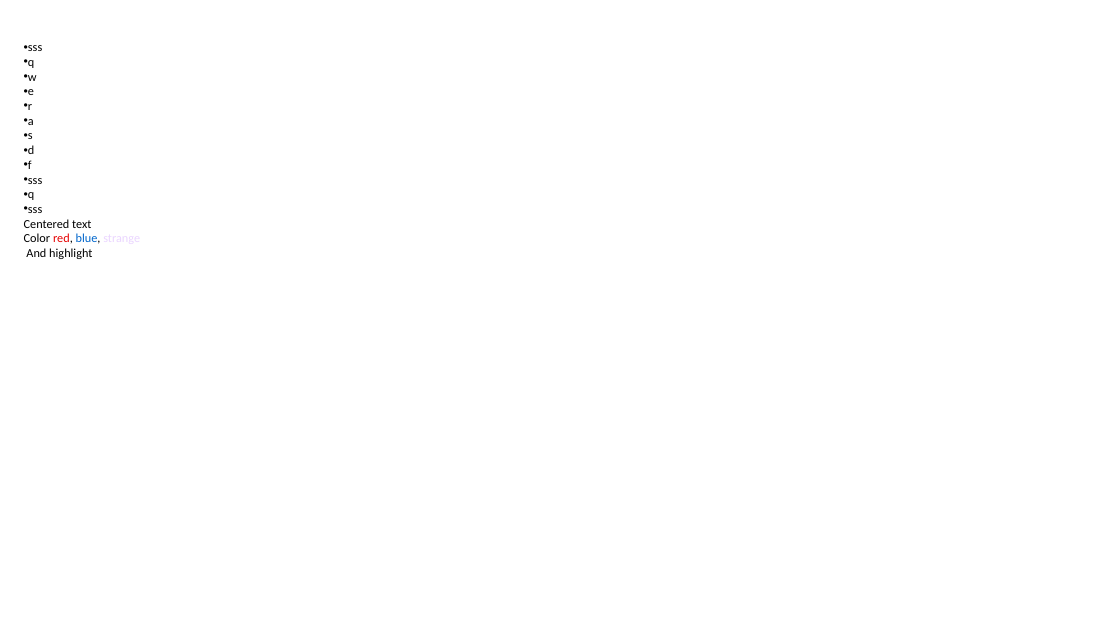
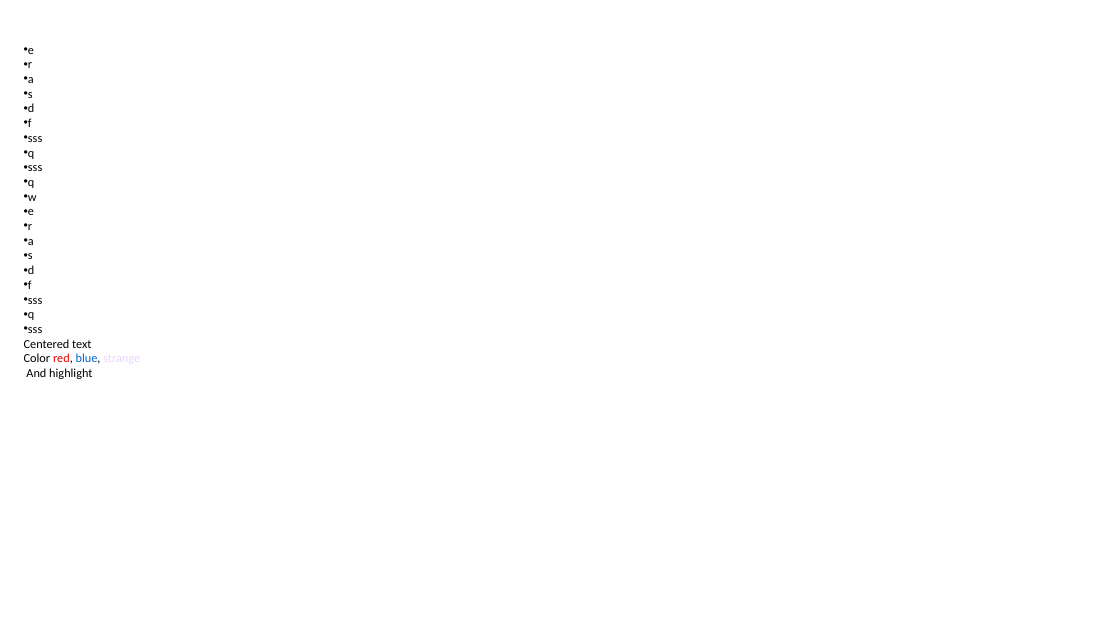
Before and after one commit to TheDiamondDoge/management_board_file_processors, a slide deck: slide 2 of html-to-ppt/TextFormat.pptx. Drawn at 1120x630 pixels with LibreOffice and Linux fonts; fonts in the diff are those of the drawing. Boxes give left, top, right and bottom in pixels: in the first picture for what was removed or moved away, otherwise in the second. Text is boxed around its words. In the diff, an @@ line names an element or a change of style, - is before the commit and + after.

```diff
--- a/html-to-ppt/TextFormat.pptx
+++ b/html-to-ppt/TextFormat.pptx
@@ text at <box>28,48,42,159</box>: paragraphs added @@
+• e
+• r
+• a
+• s
+• d
+• f
+• sss
+• q
@@ text at <box>28,180,42,304</box>: bullet 1 to • @@
```
Also in this commit, not shown: 1 other slide changed, 3 other files.
